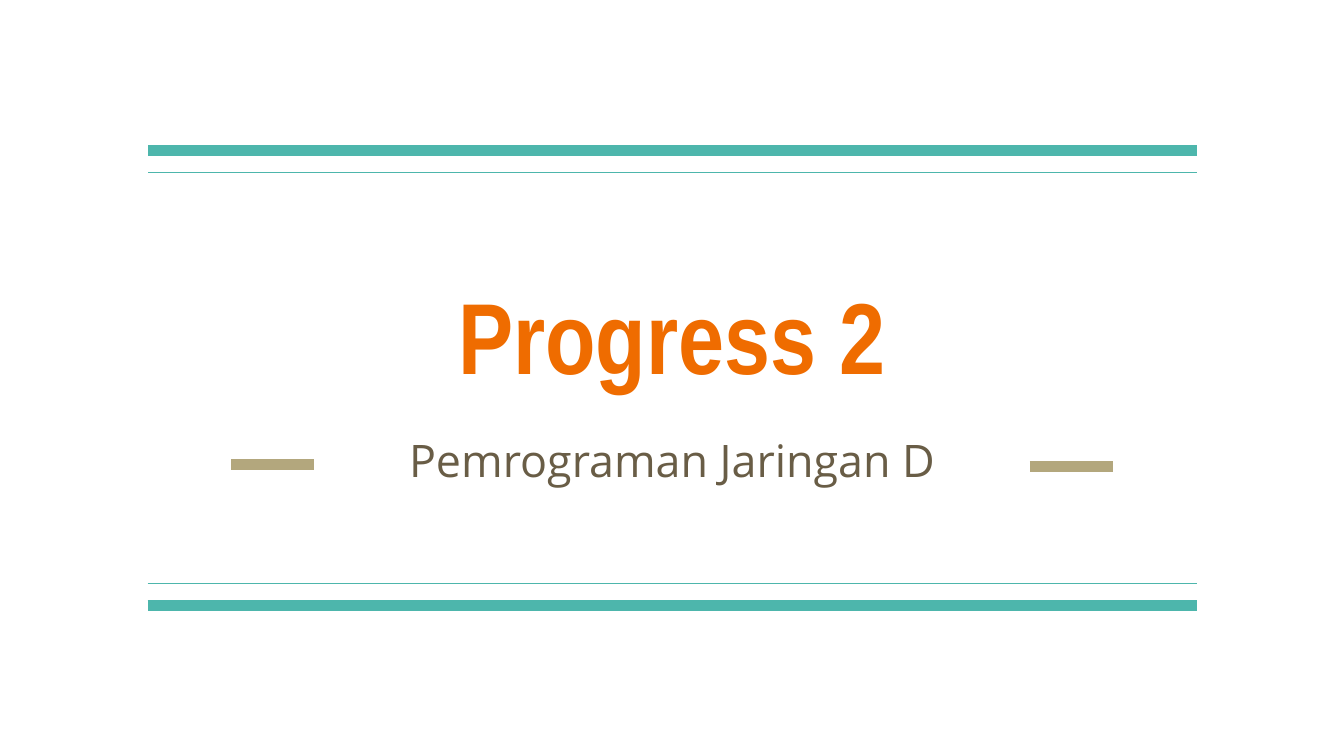
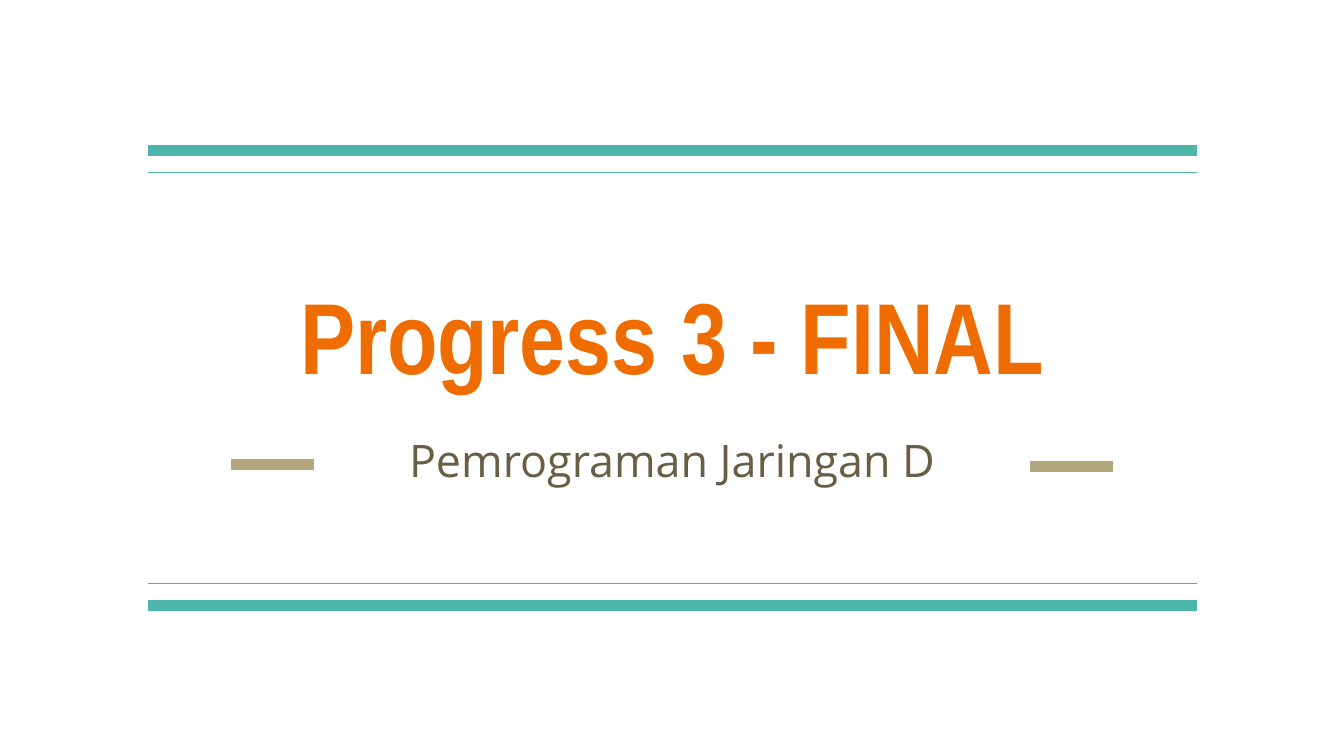
Before and after one commit to camiliamay6/FP_Kelompok2_ProgjarD, a slide deck: slide 1 of Progress 3.pptx. Drawn at 1344x756 pixels with LibreOffice and Linux fonts; fonts in the diff are those of the drawing. Boxes give left, top, right and bottom in pixels: in the first picture for what was removed or moved away, otherwise in the second. Text is boxed around its words. In the diff, an @@ line names an element or a change of style, - is before the commit and + after.

Commit message:
PPT dilengkapi
Judul dibuah menjadi progres 3-final bukan progress 2
perincian pencapaian target

```diff
--- a/Progress 3.pptx
+++ b/Progress 3.pptx
@@ title at bbox=[300, 303, 1044, 392]: text changed @@
-Progress 2
+Progress 3 - FINAL
```
Also in this commit, not shown: 4 other slides changed, 1 slide added, 1 slide removed.
